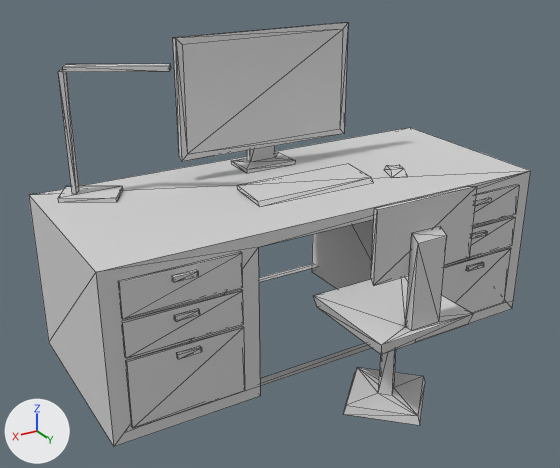
The glTF model dist/static/models/desk.glb: old version first, new version second.
Both versions are drawn from a 50 mm camera at (3.61, 5.84, 3.88) aimed at (0.4, 0.49, 1.2). Lighting does not change. The marker at lower left points along +X, +Y and +Z. Mesh edges are drawn as thin lines. Where no turn or scale is listed for an object, it has been applied to the vertices.

The first picture shows 'Chair', 'Desk', 'Placeholder'.
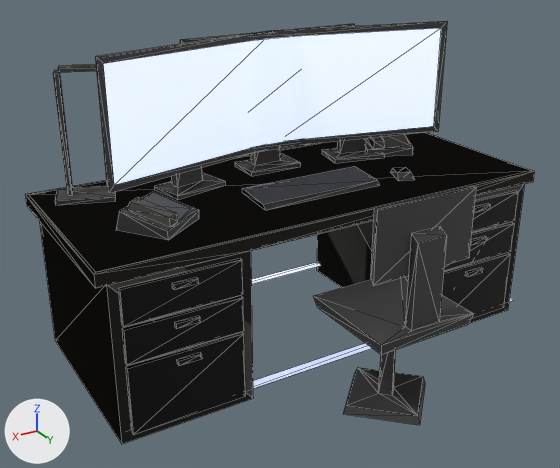
The newer file is also turned or shifted as a whole; pictures and numbers use the older file's frame.

Changed parts and their boxes [x1, y1, x2, y2] in the pictures (560 x 468 px):
'Desk', no longer drawn: before [29, 23, 531, 446]
    faces in mat_abs (light grey #d1d1d1): [29, 127, 531, 446]
    faces in mat_metal (light grey #d1d1d1): [58, 23, 519, 428]
    faces in mat_screen (light grey #d1d1d1): [182, 30, 343, 154]
'Desk_Model', added: after [26, 24, 534, 444]
    faces in mat_metal (dark grey #616161): [54, 24, 519, 434]
    faces in mat_abs (dark grey #494742): [26, 133, 534, 444]
    faces in mat_screen (white #ffffff): [256, 36, 412, 146]
'Desk_Model_Boss', added: after [25, 21, 533, 443]
    faces in mat_screen (white #ffffff): [103, 28, 441, 209]
    faces in mat_abs (dark grey #494742): [25, 133, 533, 443]
    faces in mat_metal (dark grey #616161): [95, 21, 447, 240]
'Chair', recoloured, surface changed: [314, 187, 476, 425] in both
'Placeholder', surface changed: [252, 262, 512, 388] in both

The change, as a diff of the scene's bpy script:
```diff
--- a/dist/static/models/desk.glb.py
+++ b/dist/static/models/desk.glb.py
@@ mat_metal @@
 mat_metal = principled_material('Metal')
-mat_metal.base_color = (0.64, 0.64, 0.64)  # light grey #d1d1d1
-mat_metal.roughness = 1.0
+mat_metal.base_color = (0.12, 0.12, 0.12)  # dark grey #616161
+mat_metal.roughness = 0.7
+mat_metal.metallic = 1.0
@@ mat_screen @@
 mat_screen = principled_material('Screen')
-mat_screen.base_color = (0.64, 0.64, 0.64)  # light grey #d1d1d1
+mat_screen.base_color = (1.0, 1.0, 1.0)  # white #ffffff
 mat_screen.roughness = 1.0
+mat_screen.emission_strength = 1.0
+mat_screen.metallic = 1.0
+mat_screen.emission_color = (0.44, 0.527, 0.799)  # blue #b1c0e7
@@ mat_abs @@
 mat_abs = principled_material('ABS')
-mat_abs.base_color = (0.64, 0.64, 0.64)  # light grey #d1d1d1
-mat_abs.roughness = 1.0
+mat_abs.base_color = (0.0666, 0.063, 0.0545)  # dark grey #494742
+mat_abs.roughness = 0.8
@@ mat_placeholder @@
 mat_placeholder.roughness = 1.0
+mat_placeholder.emission_strength = 1.0
@@ me_cube_002 @@
+me_cube_002.from_pydata(...)  # 222 vertices, 324 faces; spans x -2.12..2.22, y -0.83..1.05, z -1.0..1.8
+# faces by material slot: [124, 192, 8]
+me_cube_002.materials.append(mat_abs)  # dark grey #494742
+me_cube_002.materials.append(mat_metal)  # dark grey #616161
+me_cube_002.materials.append(mat_screen)  # white #ffffff
@@ me_cube_001 @@
+me_cube_001.from_pydata(...)  # 224 vertices, 326 faces; spans x -2.12..2.22, y -0.83..1.05, z -1.0..1.8
+# faces by material slot: [136, 182, 8]
+me_cube_001.materials.append(mat_abs)  # dark grey #494742
+me_cube_001.materials.append(mat_metal)  # dark grey #616161
+me_cube_001.materials.append(mat_screen)  # white #ffffff
@@ ob_desk @@
-ob_desk = bpy.data.objects.new('Desk', me_cube_049)
+ob_desk = bpy.data.objects.new('Desk', None)
 ob_desk.location = (0.0, 0.0, 1.004)
@@ ob_desk_model_boss @@
+ob_desk_model_boss = bpy.data.objects.new('Desk_Model_Boss', me_cube_002)
+ob_desk_model_boss.location = (0.0, 0.0, 1.004)
@@ ob_desk_model @@
+ob_desk_model = bpy.data.objects.new('Desk_Model', me_cube_001)
+ob_desk_model.location = (0.0, 0.0, 1.004)
```
